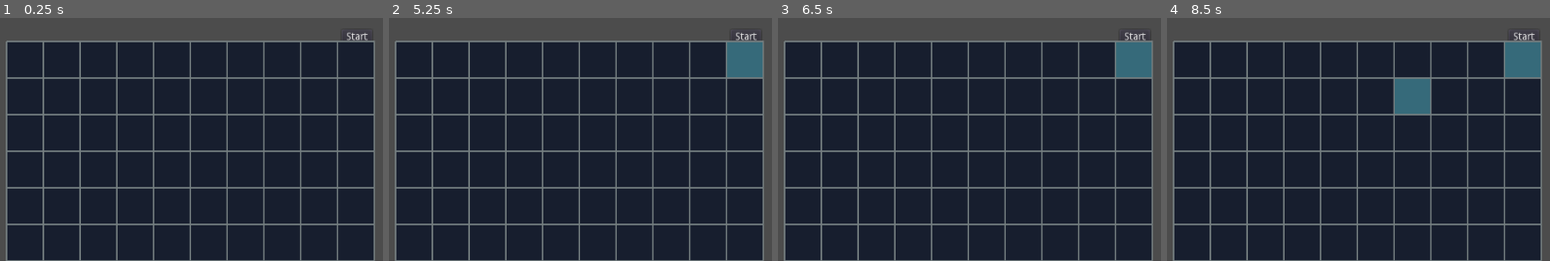
Above: before the commit, frames 1-4 (left to right).
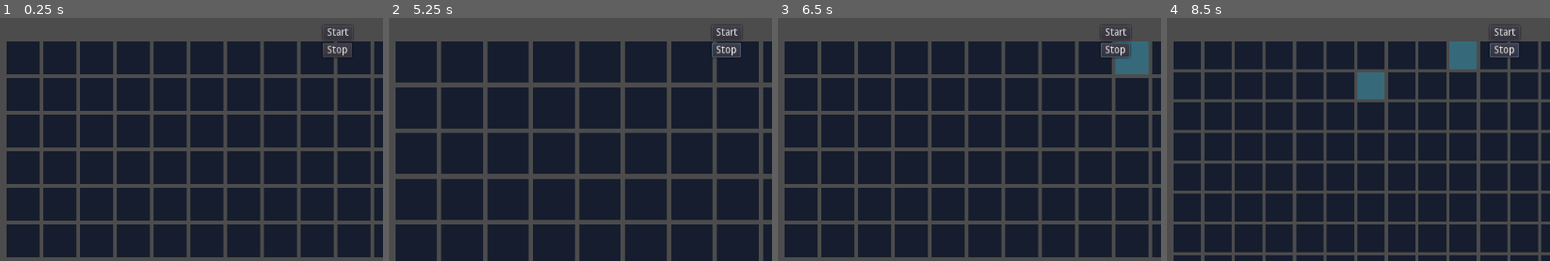
Above: after the commit, the same moments.

Repository: BardiTheWeird/godotOfLife
Game: Godot game, scene res://GameOfLife.tscn
The game is run twice, just before and just after one commit, with the same random seed, the same clock (stepped at 60 frames per second) and the same inputs.
Inputs (mouse positions are in pixels of both pictures, inside the frame that each line leads up to):
- Up to frame 1 (0.25 s): no input
- Up to frame 2 (5.25 s): click "Stop" at 0.5 s; click "Start" at 1.25 s; click "Start" at 2 s; click "Stop" at 2.75 s; click "Start" at 3.5 s; click "Stop" at 4.25 s; tap Enter at 5 s; move the mouse to (561, 20) at 5.02 s; tap Mouse wheel up (zoom_in, bound only after the commit) at 5.1 s; click (561, 20) at 5.17 s
- Up to frame 3 (6.5 s): tap Mouse wheel down (zoom_out, bound only after the commit) at 5.3 s; tap Space at 5.75 s; drag from (outside the picture) to (outside the picture) at 5.77 s
- Up to frame 4 (8.5 s): tap Enter at 6.5, 8 s; move the mouse to (outside the picture) at 6.52 s; right-click (outside the picture) at 6.6 s; click (outside the picture) at 6.67 s; tap Mouse wheel down (zoom_out, bound only after the commit) at 6.8, 8.3 s; tap Space at 7.25 s; drag from (outside the picture) to (outside the picture) at 7.27 s; move the mouse to (1400, 107) at 8.02 s; tap Mouse wheel up (zoom_in, bound only after the commit) at 8.1 s; click (1400, 107) at 8.17 s

The runs differ from the first frame. In frame 1, 23% of the frame differs, in the area x 1-100%, y 4-100%; in frame 2, 26%; in frame 3, 23%; in frame 4, 29%.

Commit message:
zoom; better ui

Diff:
--- a/Camera2D.gd
+++ b/Camera2D.gd
@@ -1,9 +1,21 @@
 extends Camera2D
+
+export var zoom_step := 0.1 setget set_zoom_step
+var zoom_stepv : Vector2
+
+func set_zoom_step(value: float) -> void:
+	zoom_step = value
+	zoom_stepv = Vector2.ONE * zoom_step
+	print('zoom_stepv: %s' % zoom_stepv)
+
 
 var mouse_start_pos
 var screen_start_position
 
 var dragging = false
+
+func _ready():
+	self.zoom_step = zoom_step
 
 func _input(event):
 	if event.is_action("drag"):
@@ -15,3 +27,9 @@
 			dragging = false
 	elif event is InputEventMouseMotion and dragging:
 		position = zoom * (mouse_start_pos - event.position) + screen_start_position
+	elif event.is_action("zoom_in"):
+		print('zooming in')
+		zoom -= zoom_stepv
+	elif event.is_action("zoom_out"):
+		print('zooming out')
+		zoom += zoom_stepv
--- a/GameOfLife.tscn
+++ b/GameOfLife.tscn
@@ -1,48 +1,54 @@
-[gd_scene load_steps=4 format=2]
+[gd_scene load_steps=5 format=2]
 
 [ext_resource path="res://Tile.tscn" type="PackedScene" id=1]
 [ext_resource path="res://GameOfLife.gd" type="Script" id=2]
 [ext_resource path="res://Camera2D.gd" type="Script" id=3]
+[ext_resource path="res://assets/tile_texture.png" type="Texture" id=4]
 
 [node name="GameOfLife" type="Node2D"]
 script = ExtResource( 2 )
+map_size = Vector2( 100, 100 )
 tile_scene = ExtResource( 1 )
 
 [node name="Timer" type="Timer" parent="."]
 wait_time = 0.2
 
 [node name="Camera2D" type="Camera2D" parent="."]
+z_index = 1
 current = true
 script = ExtResource( 3 )
 
-[node name="UI" type="Control" parent="Camera2D"]
-margin_left = -512.0
-margin_top = -296.0
-margin_right = 512.0
-margin_bottom = 296.0
+[node name="TextureRect" type="TextureRect" parent="Camera2D"]
+visible = false
+margin_left = -4096.0
+margin_top = -4096.0
+margin_right = 4096.0
+margin_bottom = 4096.0
+texture = ExtResource( 4 )
+stretch_mode = 2
 
-[node name="StartButton" type="Button" parent="Camera2D/UI"]
-anchor_left = 1.0
+[node name="CanvasLayer" type="CanvasLayer" parent="."]
+
+[node name="HFlowContainer" type="HFlowContainer" parent="CanvasLayer"]
+anchor_left = 0.96
 anchor_top = 0.5
-anchor_right = 1.0
+anchor_right = 0.96
 anchor_bottom = 0.5
-margin_left = -56.0
-margin_top = -16.0
-margin_right = -15.0
-margin_bottom = 4.0
+margin_left = -41.0
+margin_top = -22.0
+margin_bottom = 22.0
+
+[node name="StartButton" type="Button" parent="CanvasLayer/HFlowContainer"]
+margin_right = 41.0
+margin_bottom = 20.0
 text = "Start"
 
-[node name="StopButton" type="Button" parent="Camera2D/UI"]
-anchor_left = 1.0
-anchor_top = 0.5
-anchor_right = 1.0
-anchor_bottom = 0.5
-margin_left = -55.0
-margin_top = 18.0
-margin_right = -15.0
-margin_bottom = 38.0
+[node name="StopButton" type="Button" parent="CanvasLayer/HFlowContainer"]
+margin_top = 24.0
+margin_right = 40.0
+margin_bottom = 44.0
 text = "Stop"
 
 [connection signal="timeout" from="Timer" to="." method="_on_Timer_timeout"]
-[connection signal="pressed" from="Camera2D/UI/StartButton" to="." method="_on_StartButton_pressed"]
-[connection signal="pressed" from="Camera2D/UI/StopButton" to="." method="_on_StopButton_pressed"]
+[connection signal="pressed" from="CanvasLayer/HFlowContainer/StartButton" to="." method="_on_StartButton_pressed"]
+[connection signal="pressed" from="CanvasLayer/HFlowContainer/StopButton" to="." method="_on_StopButton_pressed"]
--- a/Tile.gd
+++ b/Tile.gd
@@ -3,8 +3,6 @@
 
 export (Color) var alive_color
 export (Color) var dead_color
-
-onready var tween : Tween = $Tween
 
 var alive : bool = false
 
@@ -13,20 +11,27 @@
 
 func set_dead():
 	alive = false
-	tween.interpolate_property(self, "color",
-		color, dead_color, 0.2,
-		Tween.TRANS_CUBIC, Tween.EASE_IN_OUT)
-	tween.start()
+	tween_color(dead_color)
 
 func set_alive():
 	alive = true
-	tween.interpolate_property(self, "color",
-		color, alive_color, 0.2,
-		Tween.TRANS_CUBIC, Tween.EASE_IN_OUT)
-	tween.start()
+	tween_color(alive_color)
 
 func switch_state():
 	if alive:
 		set_dead()
 	else:
 		set_alive()
+
+func tween_color(new_color : Color):
+	var tween := create_tween()\
+		.set_trans(Tween.TRANS_CUBIC)\
+		.set_ease(Tween.EASE_IN)
+	tween.tween_property(self, "color", new_color, 0.2)
+
+	var rotation_tween := create_tween()\
+		.set_trans(Tween.TRANS_LINEAR)\
+		.set_ease(Tween.EASE_IN)
+	# rotation_tween.tween_property(self, "rotation", deg2rad(-10), 0.05)
+	# rotation_tween.tween_property(self, "rotation", deg2rad(5), 0.05)
+	# rotation_tween.tween_property(self, "rotation", deg2rad(0), 0.05)
--- a/Tile.tscn
+++ b/Tile.tscn
@@ -3,17 +3,17 @@
 [ext_resource path="res://Tile.gd" type="Script" id=1]
 
 [node name="Tile" type="Polygon2D"]
+scale = Vector2( 0.9, 0.9 )
 polygon = PoolVector2Array( 0, 0, 50, 0, 50, 50, 0, 50 )
 script = ExtResource( 1 )
 __meta__ = {
 "_edit_group_": true
 }
 alive_color = Color( 0.215686, 0.419608, 0.482353, 1 )
-dead_color = Color( 0.0917969, 0.119049, 0.183594, 1 )
+dead_color = Color( 0.0901961, 0.117647, 0.184314, 1 )
 
 [node name="Border" type="Line2D" parent="."]
+visible = false
 points = PoolVector2Array( 0, 0, 50, 0, 50, 50, 0, 50, 0, 0 )
 width = 2.0
 default_color = Color( 0.458481, 0.494711, 0.505859, 1 )
-
-[node name="Tween" type="Tween" parent="."]
--- a/project.godot
+++ b/project.godot
@@ -40,6 +40,16 @@
 "events": [ Object(InputEventMouseButton,"resource_local_to_scene":false,"resource_name":"","device":0,"alt":false,"shi …(212 unchanged characters)…
  ]
 }
+zoom_in={
+"deadzone": 0.5,
+"events": [ Object(InputEventMouseButton,"resource_local_to_scene":false,"resource_name":"","device":0,"alt":false,"shift":false,"control":false,"meta":false,"command":false,"button_mask":0,"position":Vector2( 0, 0 ),"global_position":Vector2( 0, 0 ),"factor":1.0,"button_index":4,"pressed":false,"doubleclick":false,"script":null)
+ ]
+}
+zoom_out={
+"deadzone": 0.5,
+"events": [ Object(InputEventMouseButton,"resource_local_to_scene":false,"resource_name":"","device":0,"alt":false,"shift":false,"control":false,"meta":false,"command":false,"button_mask":0,"position":Vector2( 0, 0 ),"global_position":Vector2( 0, 0 ),"factor":1.0,"button_index":5,"pressed":false,"doubleclick":false,"script":null)
+ ]
+}
 
 [physics]
 
Binary file added: assets/tile_texture.png
Not shown, added: assets/tile_texture.png.import
Not shown, added: assets/tile_texture.kra
